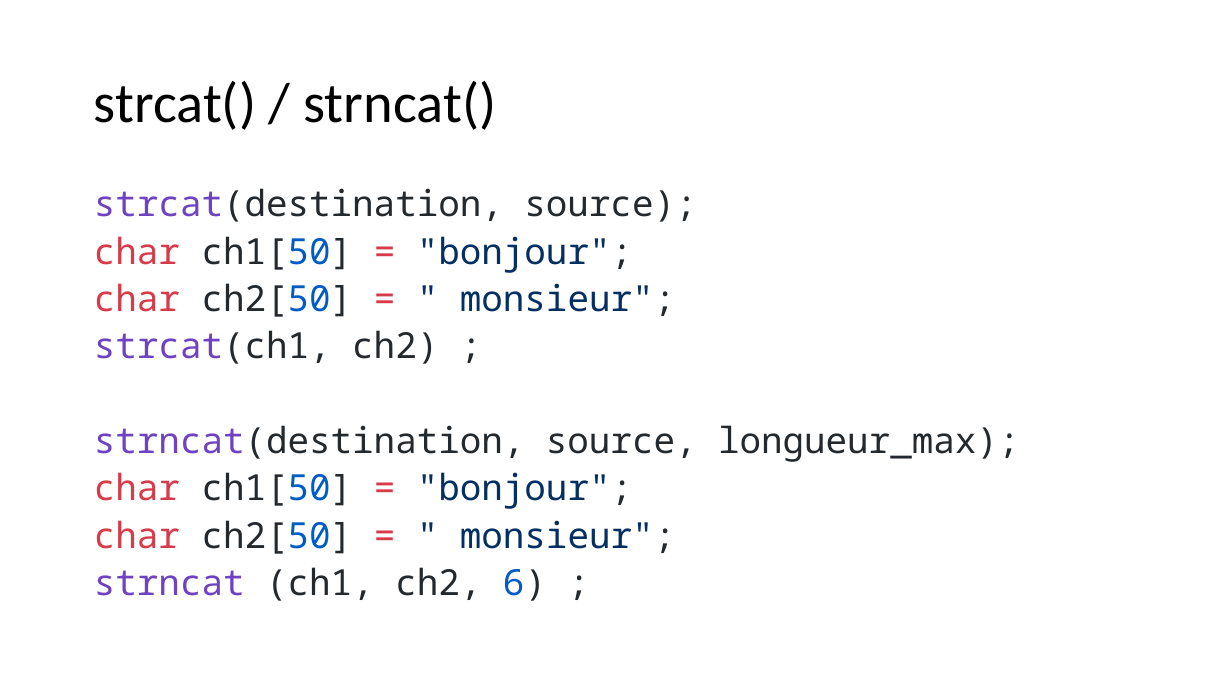
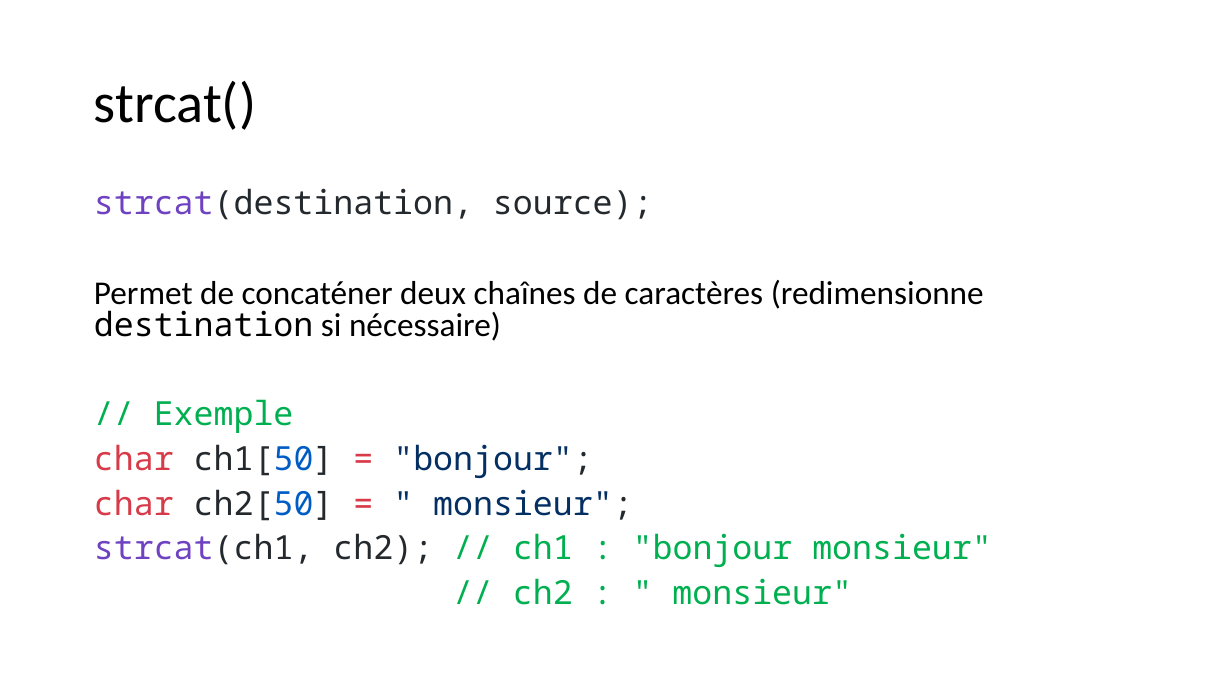
Before and after one commit to standard3/BTS1, a slide deck: slide 16 of 02_C/03_Tableaux/tableaux.pptx. Drawn at 1232x693 pixels with LibreOffice and Linux fonts; fonts in the diff are those of the drawing. Boxes give left, top, right and bottom in pixels: in the first picture for what was removed or moved away, otherwise in the second. Text is boxed around its words. In the diff, an @@ line names an element or a change of style, - is before the commit and + after.

```diff
--- a/02_C/03_Tableaux/tableaux.pptx
+++ b/02_C/03_Tableaux/tableaux.pptx
@@ title at (94, 81, 256, 130): text changed @@
-strcat() / strncat()
+strcat()
@@ text at (94, 188, 653, 521): size 28 to 25.9 pt in "strcat(destination, source);", "char ch1[50] = "bonjour";", "char ch2[50] = " monsieur";" @@
@@ text at (94, 280, 984, 433): paragraphs added @@
+Permet de concaténer deux chaînes de caractères (redimensionne destination si nécessaire)
+// Exemple
@@ text at (94, 533, 992, 605): text changed; size 28 to 25.9 pt; text colour #24292E to #00B050 @@
-strcat(ch1, ch2) ;
-strncat(destination, source, longueur_max);
-char ch1[50] = "bonjour";
-char ch2[50] = " monsieur";
-strncat (ch1, ch2, 6) ;
+strcat(ch1, ch2); // ch1 : "bonjour monsieur"
+// ch2 : " monsieur"
```
Also in this commit, not shown: 10 other slides changed, 5 slides added, 4 other files.
